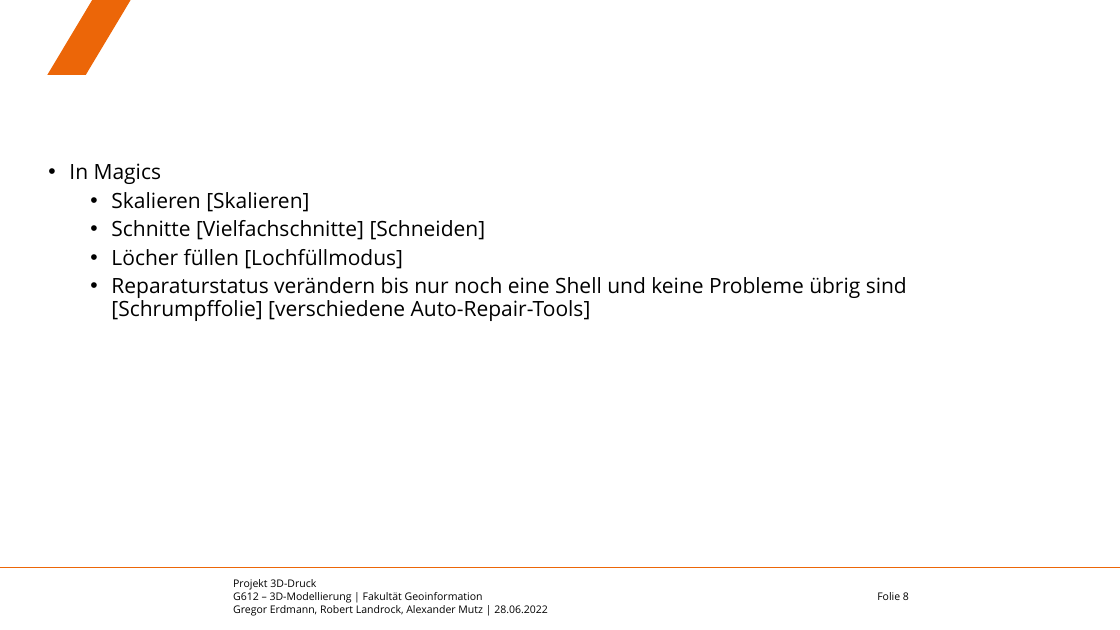
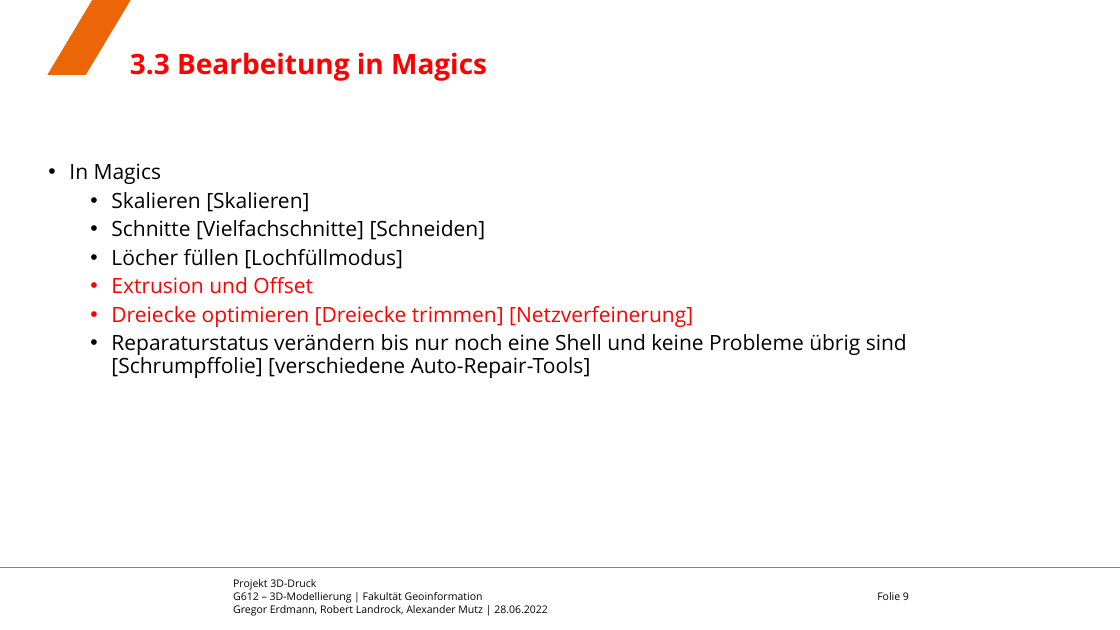
Before and after one commit to eamutz/LGS_print, a slide deck: slide 9 of Endvortrag.pptx (slide 8 before the commit). Drawn at 1120x630 pixels with LibreOffice and Linux fonts; fonts in the diff are those of the drawing; background and template pictures are left out. Boxes give left, top, right and bottom in pixels: in the first picture for what was removed or moved away, otherwise in the second. Text is boxed around its words. In the diff, an @@ line names an element or a change of style, - is before the commit and + after.

```diff
--- a/Endvortrag.pptx
+++ b/Endvortrag.pptx
@@ title added at (130,52,487,81), 24 pt, text #FF0000, bold @@
+3.3 Bearbeitung in Magics
@@ text at (111,277,693,327): paragraphs added @@
+  • Extrusion und Offset
+  • Dreiecke optimieren [Dreiecke trimmen] [Netzverfeinerung]
```
Also in this commit, not shown: 7 other slides changed, 2 slides added, 1 other file.
